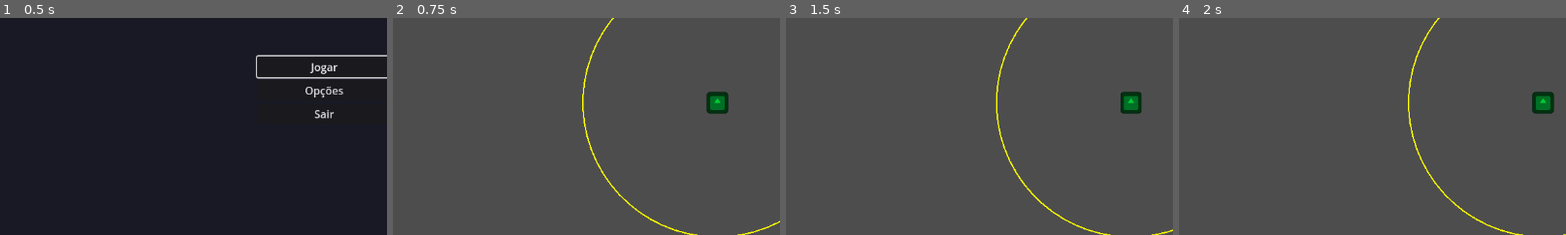
Above: before the commit, frames 1-4 (left to right).
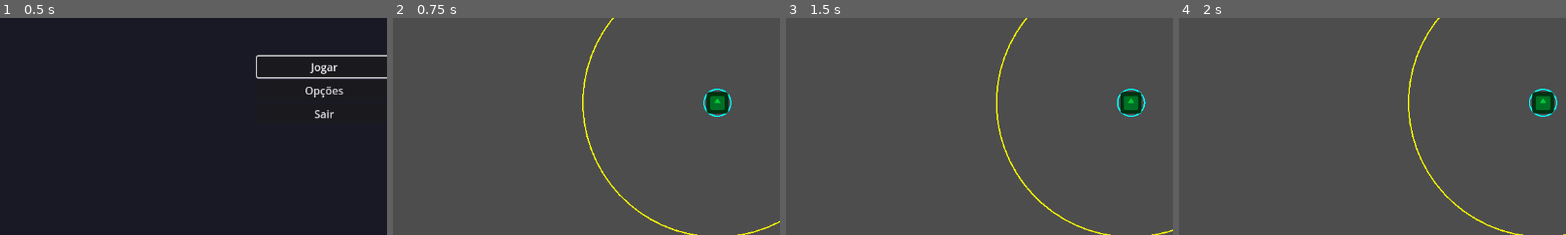
Above: after the commit, the same moments.

Repository: JohnAndante/nospheratus-must-die
Game: Godot game, scene res://scenes/MainMenu.tscn
Two runs of this game, one before a commit and one after it. Both use one fixed random seed, a clock stepped at 60 frames per second and the inputs below. The engine's default icon, where the game draws it, is replaced by a stand-in: a white triangle on a blue panel in a dark square.
Inputs:
- Up to frame 1 (0.5 s): no input
- Up to frame 2 (0.75 s): click "Jogar" at 0.5 s
- Up to frame 3 (1.5 s): tap Enter (ui_accept) at 1.25 s; hold D (move_right) from 1.28 s (still down)
- Up to frame 4 (2 s): keep holding D (move_right); tap Enter (ui_accept) at 1.52 s
The pictures show only the part of the screen within x 8-58%, y 31-80%; the shares and areas given below are measured in that part.

Frame 1 is identical in both runs. In frame 2, 0.2% of the frame differs, in the area x 80-88%, y 32-46%; in frame 3, 0.2%; in frame 4, 0.2%.

Commit message:
#1 - chore: Added visual xp detection range circle, improved xp detection range and colllection

Diff:
--- a/scripts/Player.gd
+++ b/scripts/Player.gd
@@ -13,11 +13,13 @@
 var health = 100
 var level = 1
 var xp = 0
-var xp_to_next = 100
+var xp_to_next = 30
 
 var detection_range = 200.0  # Alcance de detecção de inimigos
 var regeneration_rate = 0.0  # Vida por segundo
 var critical_chance = 0.0    # Chance de crítico
+var base_magnet_range = 20.0 # Alcance base para coleta de XP
+var xp_magnet_range = 0.0    # Alcance extra para coleta de XP
 var armor_reduction = 0.0    # Redução de dano
 
 # Variáveis relacionadas ao movimento
@@ -96,6 +98,16 @@
 
 	return closest
 
+func check_and_attract_xp_orbs():
+	var xp_orbs = get_tree().get_nodes_in_group("xp_orbs")
+	var total_magnet_range = base_magnet_range + xp_magnet_range
+
+	for orb in xp_orbs:
+		if orb.has_method("attract_to_player"):
+			var distance = global_position.distance_to(orb.global_position)
+			if distance <= total_magnet_range:
+				orb.attract_to_player(self)
+
 func take_damage(damage):
 	# Aplicar redução de dano por armadura
 	var final_damage = damage
@@ -130,14 +142,26 @@
 func level_up():
 	level += 1
 	xp = 0
-	xp_to_next = int(xp_to_next * 1.2)
+
+	# TODO: Implementar função que calcule isso automaticamente
+	var multiplier: float
+	if level <= 10:
+		multiplier = 1.10
+	elif level <= 20:
+		multiplier = 1.15
+	elif level <= 30:
+		multiplier = 1.20
+	else:
+		multiplier = 1.25
+
+	xp_to_next = int(xp_to_next * multiplier)
 
 	level_changed.emit(level)
 	xp_changed.emit(xp, xp_to_next)
 
 	# Mostrar menu de upgrade
 	show_upgrade_menu.emit()
-	print("Level Up! Nível ", level)
+	print("Level Up! Nível ", level, " - Próximo nível: ", xp_to_next, " XP")
 
 func add_weapon(weapon: WeaponData):
 	weapons.append(weapon)
@@ -169,11 +193,22 @@
 		"luck":
 			critical_chance += amount
 			print("Chance de crítico aumentada para: ", critical_chance, "%")
+		"magnet":
+			xp_magnet_range += amount
+			print("Alcance de coleta de XP aumentado para: ", xp_magnet_range)
+			queue_redraw()  # Forçar redesenho do círculo
 		"armor":
 			armor_reduction += amount
 			print("Redução de dano aumentada para: ", armor_reduction, "%")
+func get_magnet_range() -> float:
+	return base_magnet_range + xp_magnet_range
+
 # Debug visual - círculos de detecção
 func _draw():
 	if OS.is_debug_build():
 		# Círculo de detecção de inimigos (amarelo) - usa o detection_range
 		draw_arc(Vector2.ZERO, detection_range, 0, TAU, 64, Color.YELLOW, 2.0)
+
+		# Círculo de atração de XP (azul) - usa o alcance total do magnetismo
+		var total_magnet_range = base_magnet_range + xp_magnet_range
+		draw_arc(Vector2.ZERO, total_magnet_range, 0, TAU, 64, Color.CYAN, 2.0)
--- a/scripts/XPOrb.gd
+++ b/scripts/XPOrb.gd
@@ -1,6 +1,6 @@
 extends Area2D
 
-@export var xp_value = 10
+@export var xp_value = 1
 @export var attraction_speed = 150.0
 @export var collection_speed = 300.0
 
@@ -8,6 +8,9 @@
 var is_attracted = false
 
 func _ready():
+	# Adicionar ao grupo para o Player encontrar
+	add_to_group("xp_orbs")
+
 	# Animação de spawn
 	scale = Vector2.ZERO
 	var tween = create_tween()
@@ -24,10 +27,15 @@
 		if global_position.distance_to(target.global_position) < 20:
 			collect()
 
-func _on_collect_area_body_entered(body):
-	if body.has_method("gain_xp") and not is_attracted:
-		target = body
+# Função chamada pelo Player para ativar a atração
+func attract_to_player(player: Node2D):
+	if not is_attracted:
+		target = player
 		is_attracted = true
+
+func _on_collect_area_body_entered(_body):
+	# Esta função pode ser mantida como backup, mas não é mais necessária
+	pass
 
 func collect():
 	if target and target.has_method("gain_xp"):
